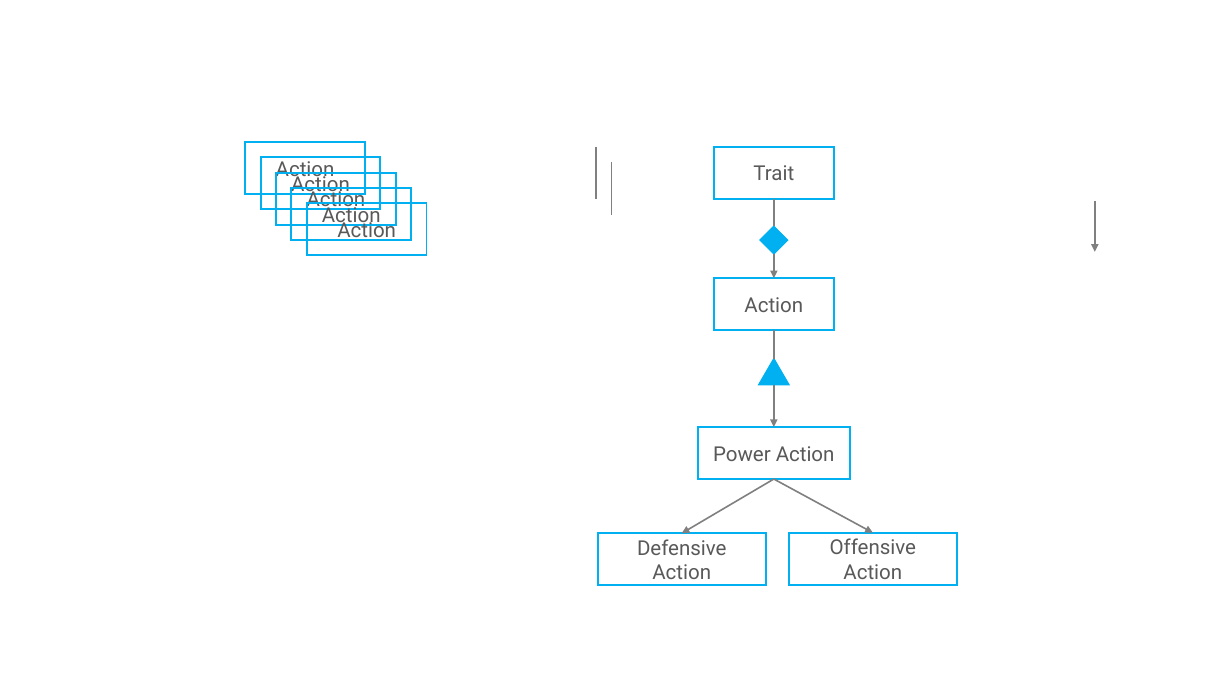
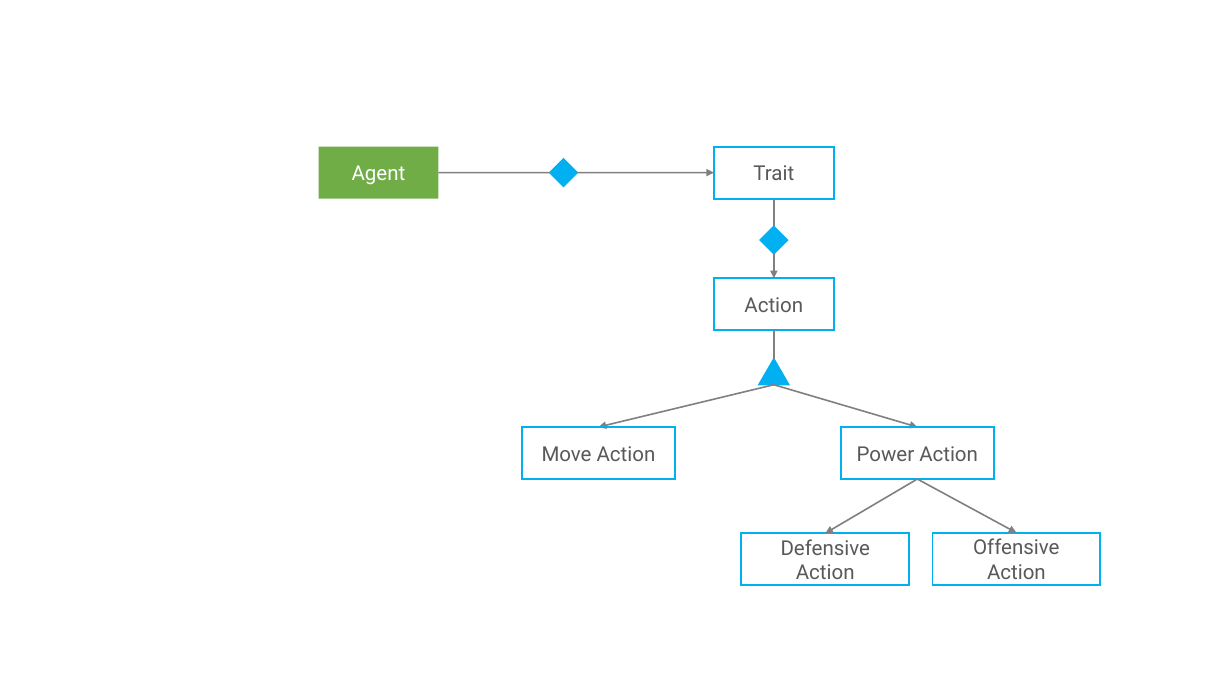
Before and after one commit to adhocmaster/Evolutionary-World-Simulator, a slide deck: slide 1 of docs/Architecture.pptx. Drawn at 1232x693 pixels with LibreOffice and Linux fonts; fonts in the diff are those of the drawing. Boxes give left, top, right and bottom in pixels: in the first picture for what was removed or moved away, otherwise in the second. Text is boxed around its words. In the diff, an @@ line names an element or a change of style, - is before the commit and + after.

```diff
--- a/docs/Architecture.pptx
+++ b/docs/Architecture.pptx
@@ rectangle "Agent" moved from (x1=307, y1=203, x2=427, y2=255) to (x1=319, y1=147, x2=439, y2=199) @@
@@ rectangle "Agent" at (x1=319, y1=147, x2=439, y2=199): fill none to #70AD47; outline #00B0F0 1.5 pt to none @@
@@ rectangle removed at (x1=261, y1=157, x2=381, y2=209) @@
-Action
@@ rectangle removed at (x1=276, y1=173, x2=396, y2=225) @@
-Action
@@ text in rectangle at (x1=352, y1=165, x2=406, y2=185): text changed; text colour #595959 to #FFFFFF @@
-Action
+Agent
@@ line moved from (612, 162) - (612, 215) to (438, 173) - (550, 173) @@
@@ diamond added at (x1=550, y1=159, x2=578, y2=187), fill #00B0F0, outline #00B0F0 1 pt @@
@@ line moved from (596, 147) - (596, 200) to (578, 173) - (714, 173) @@
@@ line (578, 173) - (714, 173): line to arrow @@
@@ rectangle removed at (x1=291, y1=189, x2=411, y2=240) @@
-Action
@@ arrow moved from (1095, 201) - (1095, 251) to (774, 384) - (599, 427) @@
@@ arrow moved from (774, 384) - (774, 427) to (774, 384) - (918, 427) @@
@@ rectangle "Move Action" resized from (x1=245, y1=142, x2=365, y2=194) to (x1=522, y1=427, x2=675, y2=479) @@
@@ text in rectangle at (x1=542, y1=446, x2=656, y2=461): text changed @@
-Action
+Move Action
@@ 3 rectangles, 2 arrows moved together from (x1=598, y1=427, x2=958, y2=585) to (x1=741, y1=427, x2=1101, y2=585) @@
```
Also in this commit, not shown: 1 slide added, 3 other files.
